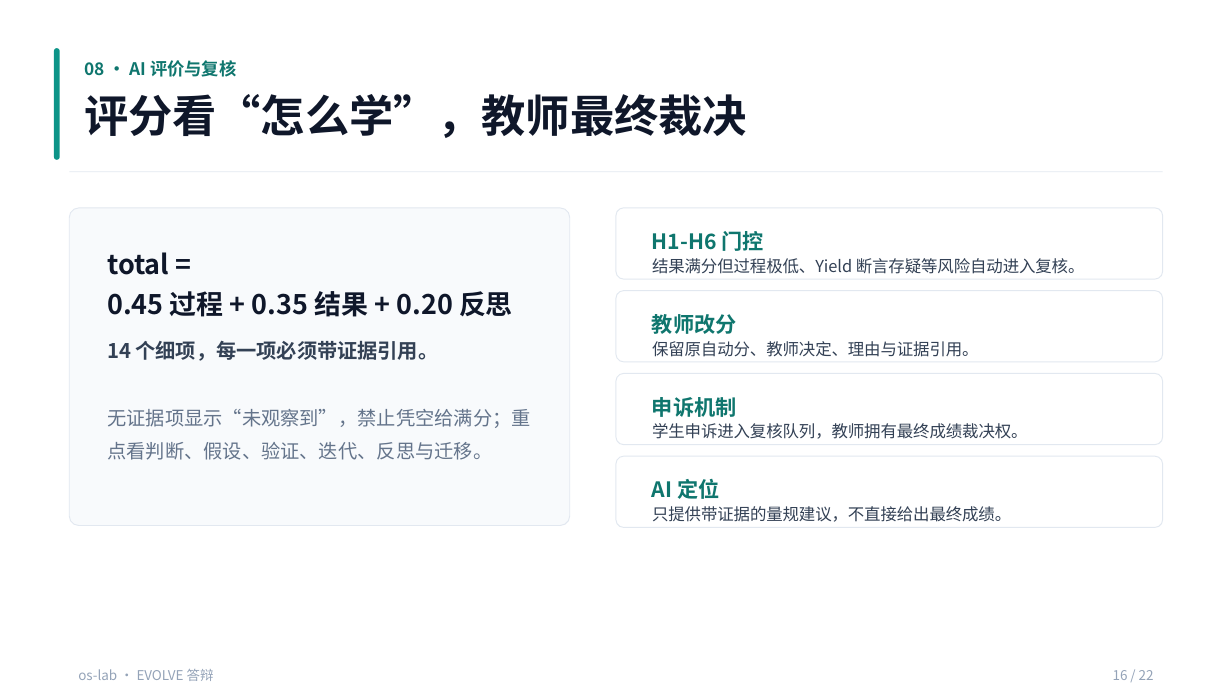
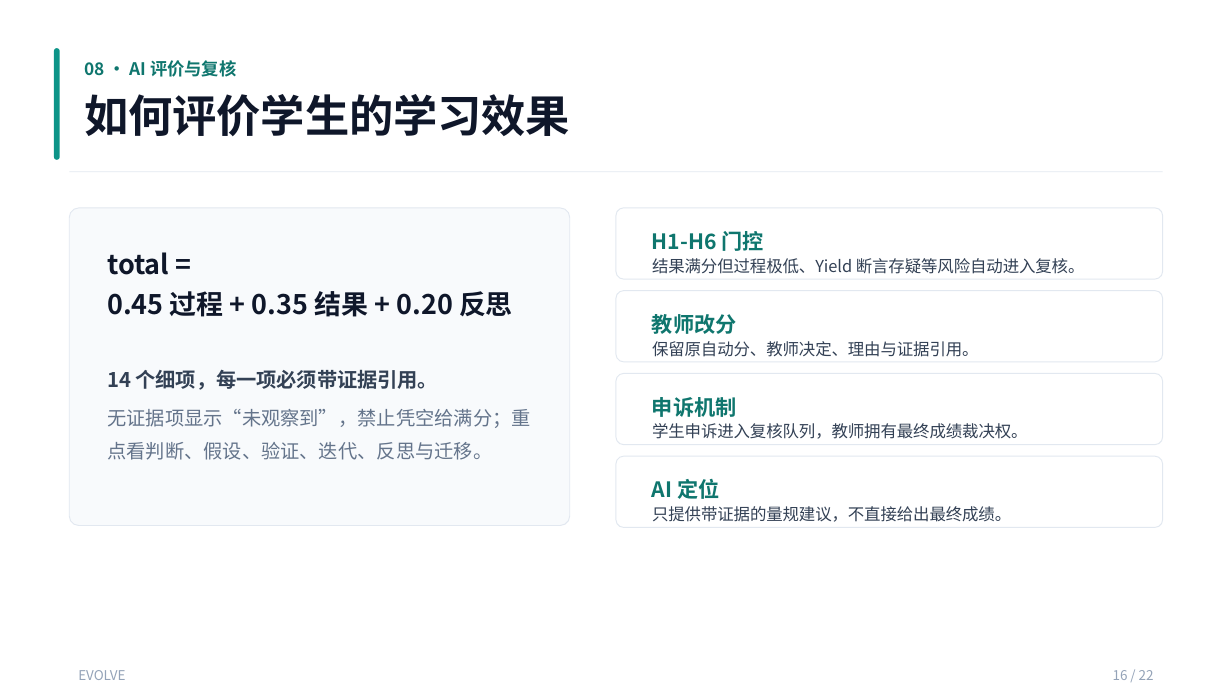
Before and after one commit to AM-SuSh/EVOLVE, a slide deck: slide 16 of 复赛PPT.pptx. Drawn at 1232x693 pixels with LibreOffice and Linux fonts; fonts in the diff are those of the drawing. Boxes give left, top, right and bottom in pixels: in the first picture for what was removed or moved away, otherwise in the second. Text is boxed around its words. In the diff, an @@ line names an element or a change of style, - is before the commit and + after.

```diff
--- a/复赛PPT.pptx
+++ b/复赛PPT.pptx
@@ text at (x1=84, y1=94, x2=570, y2=136): text changed @@
-评分看“怎么学”，教师最终裁决
+如何评价学生的学习效果
@@ text "14 个细项，每一项必须带证据引用。" moved from (x1=107, y1=340, x2=439, y2=361) to (x1=107, y1=369, x2=439, y2=390) @@
@@ text at (x1=78, y1=670, x2=125, y2=680): text changed @@
-os-lab · EVOLVE 答辩
+EVOLVE
```
Also in this commit, not shown: 21 other slides changed, 22 other files.
